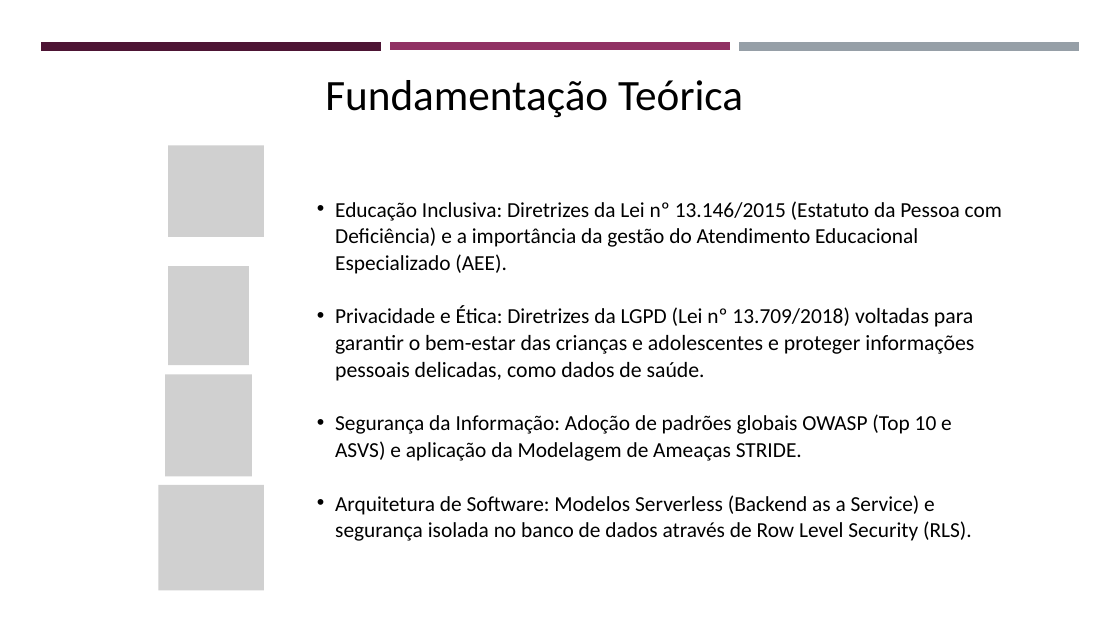
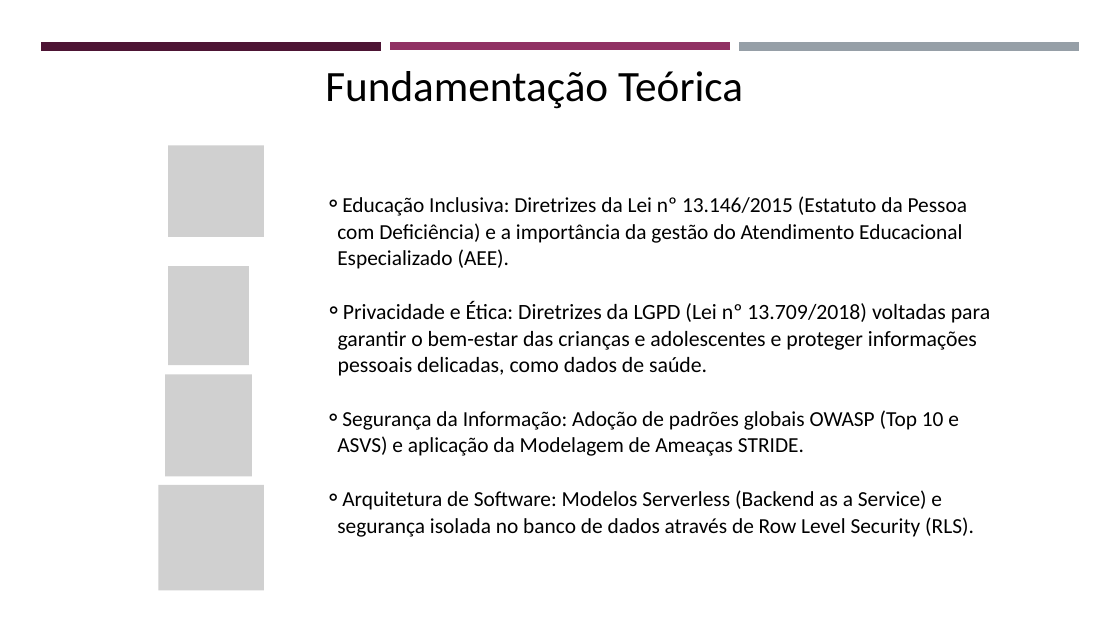
Before and after one commit to z12guilherme/gestao_atipicos, a slide deck: slide 4 of tcc/TCC - Slides.pptx. Drawn at 1120x630 pixels with LibreOffice and Linux fonts; fonts in the diff are those of the drawing; grey boxes stand for pictures. Boxes give left, top, right and bottom in pixels: in the first picture for what was removed or moved away, otherwise in the second. Text is boxed around its words. In the diff, an @@ line names an element or a change of style, - is before the commit and + after.

Commit message:
Alterando SLIDES para estar em conformidade com Modelo

```diff
--- a/tcc/TCC - Slides.pptx
+++ b/tcc/TCC - Slides.pptx
@@ text "Fundamentação Teórica": place and size @@
-text "Fundamentação Teórica" at [325,80,743,118]
+text "Fundamentação Teórica" at [325,71,743,109]
@@ text "Educação Inclusiva: Diretrizes da Lei ..." at [337,196,990,537]: size 27.5 to 28 pt in "Privacidade e Ética: Diretrizes da LGPD (Lei ..."; bullet • to ⚬; list level 2 to 3 in "Educação Inclusiva: Diretrizes da Lei ..."; list level 2 to 3 in "Privacidade e Ética: Diretrizes da ..."; list level 2 to 3 in "Segurança da Informação: Adoção de ..."; list level 2 to 3 in "Arquitetura de Software: Modelos Serverless ..." @@
```
Also in this commit, not shown: 14 other slides changed, 1 slide added.
